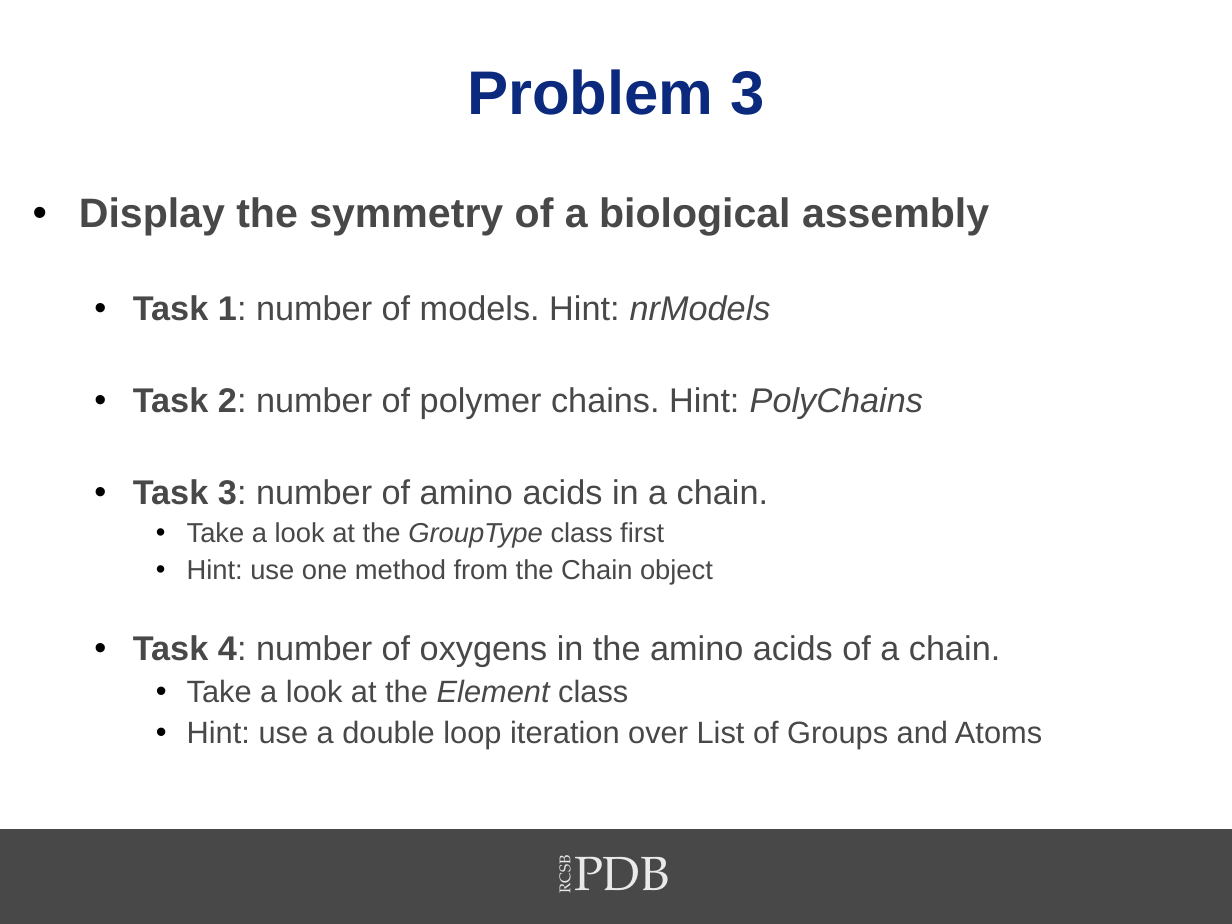
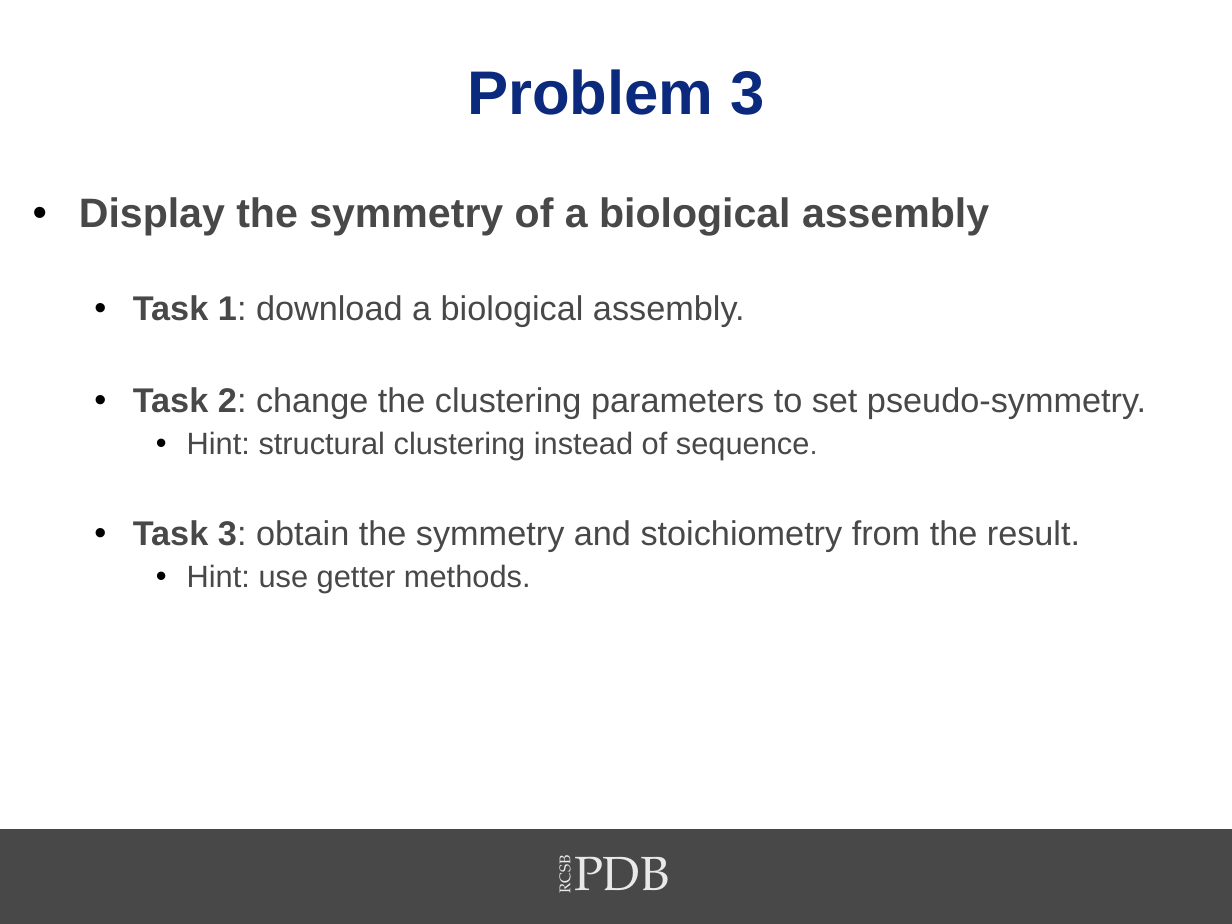
Before and after one commit to sbl-sdsc/mmtf-workshop-2017, a slide deck: slide 23 of 6-biojava/MMTF2017-BioJava.pptx. Drawn at 1232x924 pixels with LibreOffice and Linux fonts; fonts in the diff are those of the drawing; background and template pictures are left out. Boxes give left, top, right and bottom in pixels: in the first picture for what was removed or moved away, otherwise in the second. Text is boxed around its words. In the diff, an @@ line names an element or a change of style, - is before the commit and + after.

Commit message:
Biological assembly tasks

```diff
--- a/6-biojava/MMTF2017-BioJava.pptx
+++ b/6-biojava/MMTF2017-BioJava.pptx
@@ text at (x1=133, y1=295, x2=1146, y2=593): text changed @@
-  • Task 1: number of models. Hint: nrModels
-  • Task 2: number of polymer chains. Hint: PolyChains
-  • Task 3: number of amino acids in a chain.
-    • Take a look at the GroupType class first
-    • Hint: use one method from the Chain object
-  • Task 4: number of oxygens in the amino acids of a chain.
-    • Take a look at the Element class
-    • Hint: use a double loop iteration over List of Groups and Atoms
+  • Task 1: download a biological assembly.
+  • Task 2: change the clustering parameters to set pseudo-symmetry.
+    • Hint: structural clustering instead of sequence.
+  • Task 3: obtain the symmetry and stoichiometry from the result.
+    • Hint: use getter methods.
```
